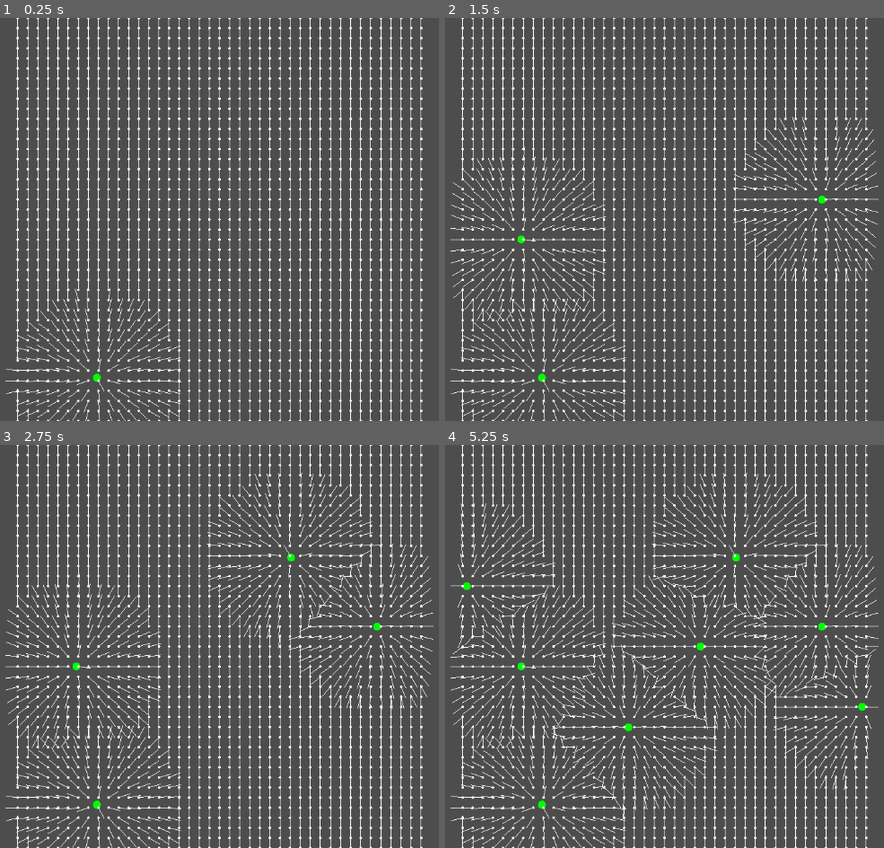
Above: before the commit, frames 1-4 (two rows, left to right).
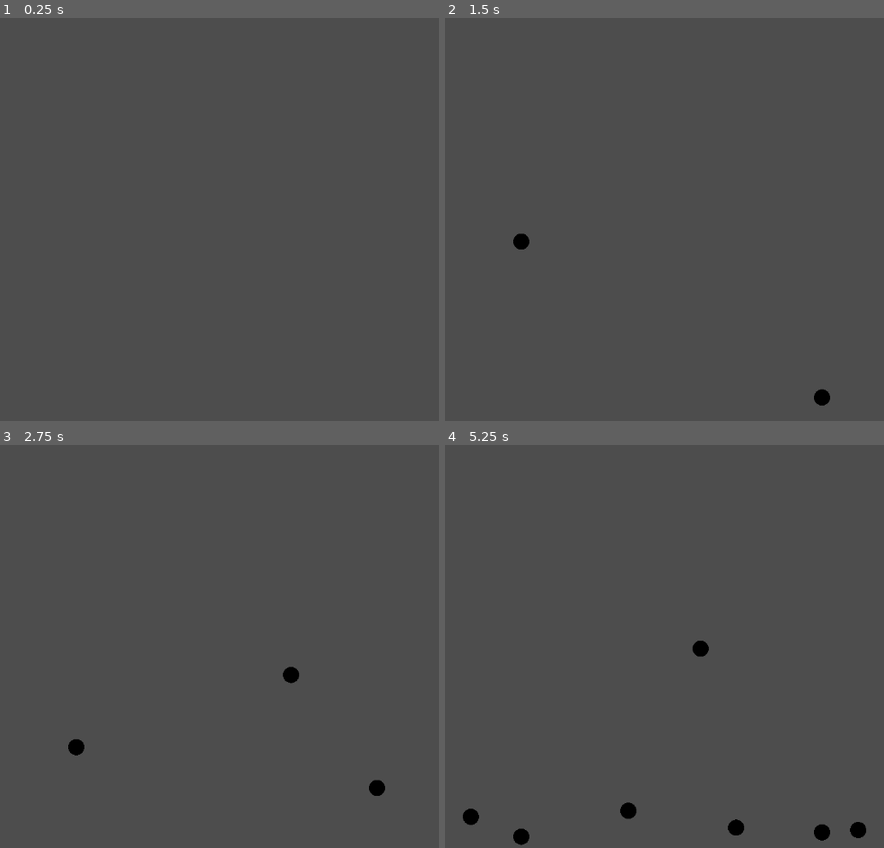
Above: after the commit, the same moments.

Repository: BoonyakornTanrattanakorn/SmoothedParticleHydrodynamics
Game: Godot game, scene res://main.tscn
Two runs of this game, one before a commit and one after it. Both use one fixed random seed, a clock stepped at 60 frames per second and the inputs below.
Inputs (mouse positions are in pixels of both pictures, inside the frame that each line leads up to):
- Up to frame 1 (0.25 s): no input
- Up to frame 2 (1.5 s): tap Enter at 0.5 s; move the mouse to (822, 199) at 0.52 s; click (822, 199) at 0.67 s; move the mouse to (519, 239) at 1.27 s; click (519, 239) at 1.42 s
- Up to frame 3 (2.75 s): move the mouse to (289, 557) at 2.02 s; click (289, 557) at 2.17 s
- Up to frame 4 (5.25 s): move the mouse to (629, 727) at 2.77 s; click (629, 727) at 2.92 s; move the mouse to (879, 706) at 3.52 s; click (879, 706) at 3.67 s; move the mouse to (449, 586) at 4.27 s; click (449, 586) at 4.42 s; move the mouse to (699, 646) at 5.02 s; click (699, 646) at 5.17 s

The runs differ from the first frame. In frame 1, 14% of the frame differs, in the area x 1-97%, y 0-100%; in frame 2, 15%; in frame 3, 15%; in frame 4, 16%, in the area x 1-99%, y 0-100%.

Commit message:
feat: fine tune parameters so it act like water

Diff:
--- a/global.gd
+++ b/global.gd
@@ -1,14 +1,15 @@
 extends Node2D
 
-var gravity = Vector2(0, 9.80655)
-var box_dimension = Vector2(10, 10)
+var gravity = Vector2(0, 9.81)
+var box_dimension = Vector2(5, 5)
 var particle_radius : float = 0.1
 var particle_color = Color(0.0, 0.0, 1.0, 1.0)
 var gas_constant : float = 10.0
 var rest_density : float = 1000.0
 
-var smoothing_length : float = 10 * particle_radius
-var particle_mass : float = 1000.0 * 0.25 * smoothing_length ** 2
+var smoothing_length : float = 2 * particle_radius
+var particle_mass : float = 1.0
+var damp: float = 0.99
 
 var min_density : float = INF
 var max_density : float = -INF
--- a/main.gd
+++ b/main.gd
@@ -3,7 +3,7 @@
 var rng = RandomNumberGenerator.new()
 
 var particle_array : Array[Particle] = []
-var particle_num = 1
+var particle_num = 0
 
 # Called when the node enters the scene tree for the first time.
 func _ready() -> void:
@@ -20,9 +20,8 @@
 	add_child(p)
 
 func _input(event: InputEvent):
-	if event is InputEventMouseButton:
-		if event.button_index == MouseButton.MOUSE_BUTTON_LEFT and event.is_pressed():
-			_add_particle((event.position - Global._offset) / Global._scale)
+	if Input.is_mouse_button_pressed(MOUSE_BUTTON_LEFT):
+		_add_particle((event.position - Global._offset) / Global._scale)
 
 func _update_physics(delta: float) -> void:
 	# Calculate particles density
@@ -34,8 +33,9 @@
 		particle_array[particle_index]._velocity += (pressure_force / particle_array[particle_index].density) * delta
 	# Calculate particle position
 	for particle_index in range(particle_array.size()):
-		#particle_array[particle_index]._velocity += Global.gravity * delta;
+		particle_array[particle_index]._velocity += Global.gravity * delta;
 		particle_array[particle_index]._position += particle_array[particle_index]._velocity * delta
+		particle_array[particle_index]._velocity *= Global.damp
 		particle_array[particle_index]._update_physics(delta)
 
 # Called every frame. 'delta' is the elapsed time since the previous frame.
@@ -75,6 +75,7 @@
 		var grad = SmoothingKernel.Wgrad(dst)
 		var shared_pressure = (self_pressure + other_pressure) / 2.0
 		var density = particle_array[idx].density
+
 		pressure_force += -shared_pressure * dir * grad \
 		 * Global.particle_mass / density
 	return pressure_force
--- a/main.tscn
+++ b/main.tscn
@@ -5,4 +5,5 @@
 [node name="MainScene" type="Node2D"]
 
 [node name="Node2D" type="Node2D" parent="."]
+visible = false
 script = ExtResource("2_0xm2m")
--- a/particle.gd
+++ b/particle.gd
@@ -43,13 +43,13 @@
 func _bounding_box_collision() -> void:
 	if(_position.x > Global.box_dimension.x - Global.particle_radius):
 		_position.x = Global.box_dimension.x - Global.particle_radius;
-		_velocity.x *= -1;
+		_velocity.x *= -Global.damp;
 	elif(_position.x < Global.particle_radius):
 		_position.x = Global.particle_radius;
-		_velocity.x *= -1;
+		_velocity.x *= -Global.damp;
 	if(_position.y > Global.box_dimension.y - Global.particle_radius):
 		_position.y = Global.box_dimension.y - Global.particle_radius;
-		_velocity.y *= -1;
+		_velocity.y *= -Global.damp;
 	elif(_position.y < Global.particle_radius):
 		_position.y = Global.particle_radius;
-		_velocity.y *= -1;
+		_velocity.y *= -Global.damp;
